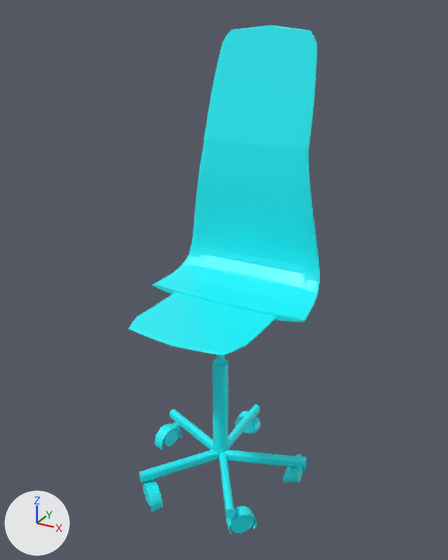
Renders of the glTF model assets/models/office_chair.glb from each side of a commit.
Both versions are drawn from a 50 mm camera at (0.652, -1.553, 1.051) aimed at (-0.006, -0.356, 0.452). Arrows for +X, +Y and +Z are at lower left; the lights stay in place. Where no turn or scale is listed for an object, it has been applied to the vertices. Vertices at the same position are counted once.

The scene before the commit, as lines of its bpy script (objects in view):
```python
ob_chair_base_16 = bpy.data.objects.new('chair base_16', me_chair_base_16)
ob_chair_base_16.location = (-0.096, -0.357, -0.024)
ob_chair_base_16.rotation_euler = (1.569, 0.0, 0.0)  # degrees (90, 0, 0)
ob_chair_base_17 = bpy.data.objects.new('chair base_17', me_chair_base_17)
ob_chair_base_17.location = (-0.063, -0.481, -0.034)
ob_chair_base_18 = bpy.data.objects.new('chair base_18', me_chair_base_18)
ob_chair_base_18.location = (0.0, -0.277, -0.034)
ob_chair_base_19 = bpy.data.objects.new('chair base_19', me_chair_base_19)
ob_chair_base_19.location = (0.111, -0.357, -0.034)
ob_chair_base_21 = bpy.data.objects.new('chair base_21', me_chair_base_21)
ob_chair_base_21.location = (0.068, -0.481, -0.034)
ob_seat_23 = bpy.data.objects.new('seat_23', me_mesh_027)
ob_seat_23.location = (0.0, -0.385, 0.821)
ob_wheel_10 = bpy.data.objects.new('wheel_10', me_cylinder_004)
ob_wheel_10.location = (0.19, -0.307, -0.079)
ob_wheel_axle_15 = bpy.data.objects.new('wheel axle_15', me_cylinder_009)
ob_wheel_axle_15.location = (0.19, -0.327, -0.059)
ob_wheel_cap_9 = bpy.data.objects.new('wheel cap_9', me_wheel_cap_9)
ob_wheel_cap_9.location = (0.187, -0.307, -0.068)
# also in view: 'leg_20' at (0.0, -0.386, 0.111)
```
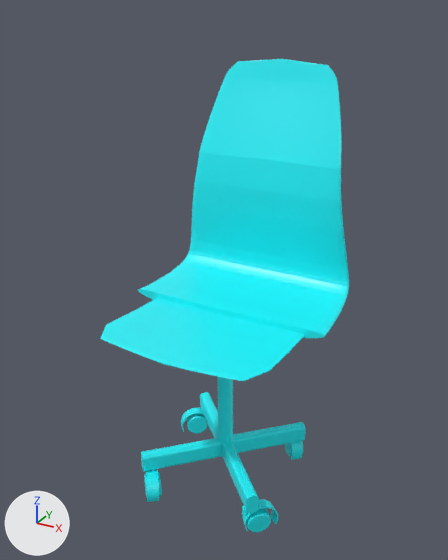
Pixel boxes (x1, y1, x2, y2) of what changed, in the pictures (448 x 560 px):
'seat_19', added (cyan): after (100, 59, 349, 381)
'seat_23', deleted (cyan): before (128, 25, 320, 356)
'chair base_16', reshaped, moved (54% wider, 27% shorter): before (170, 409, 217, 452); after (232, 422, 305, 453)
'leg_20', moved, rescaled: before (212, 359, 228, 452); after (217, 377, 233, 444)
'chair base_14', added (cyan): after (141, 438, 222, 472)
'chair base_15', added (cyan): after (222, 442, 259, 513)
'chair base_17', deleted (cyan): before (139, 449, 219, 483)
'chair base_19', deleted (cyan): before (224, 450, 306, 468)
'wheel_7', moved, rescaled: before (230, 515, 254, 533); after (246, 508, 271, 532)
'chair base_21', deleted (cyan): before (219, 452, 234, 519)
'wheel cap_3', moved: before (143, 481, 163, 512); after (146, 469, 159, 502)
'wheel cap_8', reshaped, moved (16% wider, 14% taller): before (226, 506, 257, 534); after (242, 499, 278, 531)
'wheel_1', moved, turned, rescaled: before (162, 426, 179, 447); after (186, 414, 207, 433)
'chair base_13', added (cyan): after (200, 392, 218, 438)
'wheel cap_2', moved: before (155, 423, 182, 450); after (181, 408, 210, 432)
'chair base_18', deleted (cyan): before (227, 405, 260, 450)
'wheel cap_5', moved: before (235, 411, 261, 434); after (291, 441, 303, 460)
'wheel_6', moved, turned, rescaled: before (237, 418, 255, 433); after (284, 442, 303, 456)
'wheel_4', moved, turned, rescaled: before (143, 481, 153, 506); after (144, 472, 162, 497)
'wheel cap_9', deleted: before (283, 454, 305, 483)
'wheel_10', deleted: before (293, 467, 303, 483)
'wheel axle_15', deleted: before (291, 467, 299, 475)
'wheel axle_11', moved (not visible afterwards): before (173, 422, 180, 432)
part 2 of me_chair_base_16, added (cyan): after (232, 422, 305, 453)
part 3 of me_chair_base_16, deleted (cyan): before (170, 409, 217, 452)

The change, as a list of edits to the scene's bpy script:
```text
Change me_wheel_cap_8:
    used by ob_wheel_cap_8; location = (0.14, -0.537, -0.069); rotation_euler = (1.569, 0.0, 0.0), in degrees (90, 0, 0)
    remove me_wheel_cap_8.from_pydata(...)  # 148 vertices, 292 faces; spans x -0.0342..0.035, y -0.0313..0.0213, z -0.0342..0.035
    add me_wheel_cap_8.from_pydata(...)  # 148 vertices, 292 faces; spans x -0.0396..0.041, y -0.0383..0.0265, z -0.0396..0.041
    me_wheel_cap_8 part 1: 148 of 148 vertices moved; they spanned x -0.0342..0.035, y -0.0313..0.0213, z -0.0342..0.035 and now span x -0.0396..0.041, y -0.0383..0.0265, z -0.0396..0.041; mean shift (0.0, -0.0002, 0.0); largest move (0.0315, -0.0313, -0.0106) -> (0.0371, -0.0383, -0.0164)
Change me_chair_base_16:
    used by ob_chair_base_16; location = (-0.096, -0.357, -0.024); rotation_euler = (1.569, 0.0, 0.0), in degrees (90, 0, 0)
    remove me_chair_base_16.from_pydata(...)  # 68 vertices, 132 faces; spans x -0.104..0.104, y -0.015..0.015, z -0.049..0.049
    add me_chair_base_16.from_pydata(...)  # 72 vertices, 140 faces; spans x -0.091..0.091, y -0.025..0.026, z -0.091..0.091
    me_chair_base_16 part 2: 72 vertices added at x -0.091..0.091, y -0.025..0.026, z -0.091..0.091
    me_chair_base_16 part 3: 68 vertices removed from x -0.104..0.104, y -0.015..0.015, z -0.049..0.049
Change ob_wheel_cap_2:
    ob_wheel_cap_2.location: (-0.191, -0.352, -0.068) -> (-0.172, -0.233, -0.083)
Change ob_wheel_cap_3:
    ob_wheel_cap_3.location: (-0.096, -0.569, -0.068) -> (-0.129, -0.523, -0.084)
Change ob_wheel_cap_5:
    ob_wheel_cap_5.location: (-0.02, -0.187, -0.069) -> (0.131, -0.193, -0.084)
Change ob_wheel_cap_8:
    ob_wheel_cap_8.location: (0.14, -0.537, -0.069) -> (0.165, -0.484, -0.083)
Remove ob_wheel_cap_9:
    ob_wheel_cap_9 = bpy.data.objects.new('wheel cap_9', me_wheel_cap_9)
Change ob_chair_base_16:
    ob_chair_base_16.location: (-0.096, -0.357, -0.024) -> (0.079, -0.279, -0.035)
Remove ob_chair_base_17:
    ob_chair_base_17 = bpy.data.objects.new('chair base_17', me_chair_base_17)
Remove ob_chair_base_18:
    ob_chair_base_18 = bpy.data.objects.new('chair base_18', me_chair_base_18)
Remove ob_chair_base_19:
    ob_chair_base_19 = bpy.data.objects.new('chair base_19', me_chair_base_19)
Remove ob_chair_base_21:
    ob_chair_base_21 = bpy.data.objects.new('chair base_21', me_chair_base_21)
Remove ob_seat_23:
    ob_seat_23 = bpy.data.objects.new('seat_23', me_mesh_027)
Change ob_wheel_1:
    ob_wheel_1.location: (-0.19, -0.347, -0.079) -> (-0.17, -0.229, -0.1)
    ob_wheel_1.rotation_euler: (1.603, 1.277, -1.67) -> (1.576, 0.0827, -2.492)  # degrees (92, 73, -96) -> degrees (90, 4.7, -143)
    ob_wheel_1.scale: (0.03, 0.03, 0.01) -> (0.03, 0.03, 0.02)
Change ob_wheel_4:
    ob_wheel_4.location: (-0.1, -0.567, -0.079) -> (-0.13, -0.519, -0.1)
    ob_wheel_4.rotation_euler: (-1.588, -1.293, -0.518) -> (1.571, -0.198, 2.295)  # degrees (-91, -74, -30) -> degrees (90, -11, 131)
    ob_wheel_4.scale: (0.03, 0.03, 0.01) -> (0.03, 0.03, 0.02)
Change ob_wheel_6:
    ob_wheel_6.location: (-0.02, -0.187, -0.08) -> (0.13, -0.189, -0.1)
    ob_wheel_6.rotation_euler: (-1.564, -0.981, 0.111) -> (1.571, -0.198, 2.295)  # degrees (-90, -56, 6.4) -> degrees (90, -11, 131)
    ob_wheel_6.scale: (0.03, 0.03, 0.01) -> (0.03, 0.03, 0.02)
Change ob_wheel_7:
    ob_wheel_7.location: (0.14, -0.537, -0.079) -> (0.16, -0.489, -0.1)
    ob_wheel_7.scale: (0.03, 0.03, 0.01) -> (0.03, 0.03, 0.02)
Remove ob_wheel_10:
    ob_wheel_10 = bpy.data.objects.new('wheel_10', me_cylinder_004)
Change ob_wheel_axle_11:
    ob_wheel_axle_11.location: (-0.18, -0.327, -0.059) -> (0.14, -0.209, -0.07)
Remove ob_wheel_axle_15:
    ob_wheel_axle_15 = bpy.data.objects.new('wheel axle_15', me_cylinder_009)
Change ob_leg_20:
    ob_leg_20.location: (0.0, -0.386, 0.111) -> (0.0, -0.36, 0.08)
    ob_leg_20.scale: (0.02, 0.02, 0.13) -> (0.02, 0.02, 0.12)
Add ob_seat_19:
    ob_seat_19 = bpy.data.objects.new('seat_19', me_mesh_025)  # 4512 vertices, 9140 faces; spans x -0.248..0.268, y -0.246..0.29, z -0.473..0.127; in mat_bluematerial (cyan #1df6fe)
    ob_seat_19.location = (-0.01, -0.38, 0.81)
Add ob_chair_base_15:
    ob_chair_base_15 = bpy.data.objects.new('chair base_15', me_chair_base_15)  # 72 vertices, 140 faces; spans x -0.091..0.091, y -0.091..0.091, z -0.026..0.026; in mat_bluematerial (cyan #1df6fe)
    ob_chair_base_15.location = (0.081, -0.439, -0.035)
Add ob_chair_base_14:
    ob_chair_base_14 = bpy.data.objects.new('chair base_14', me_chair_base_14)  # 72 vertices, 140 faces; spans x -0.091..0.091, y -0.091..0.091, z -0.026..0.026; in mat_bluematerial (cyan #1df6fe)
    ob_chair_base_14.location = (-0.081, -0.439, -0.036)
Add ob_chair_base_13:
    ob_chair_base_13 = bpy.data.objects.new('chair base_13', me_chair_base_13)  # 72 vertices, 140 faces; spans x -0.091..0.091, y -0.091..0.091, z -0.026..0.026; in mat_bluematerial (cyan #1df6fe)
    ob_chair_base_13.location = (-0.079, -0.279, -0.036)
```
